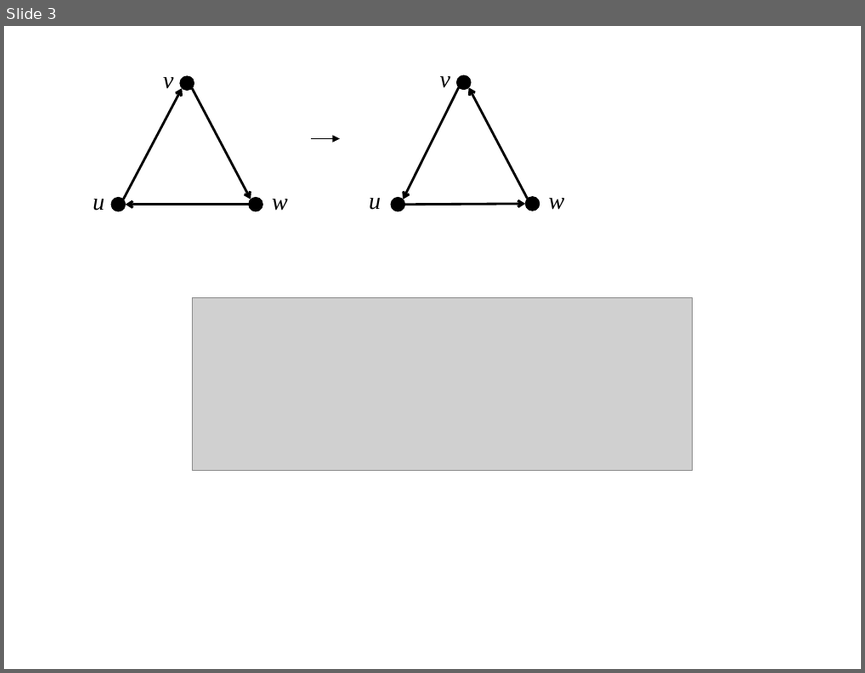
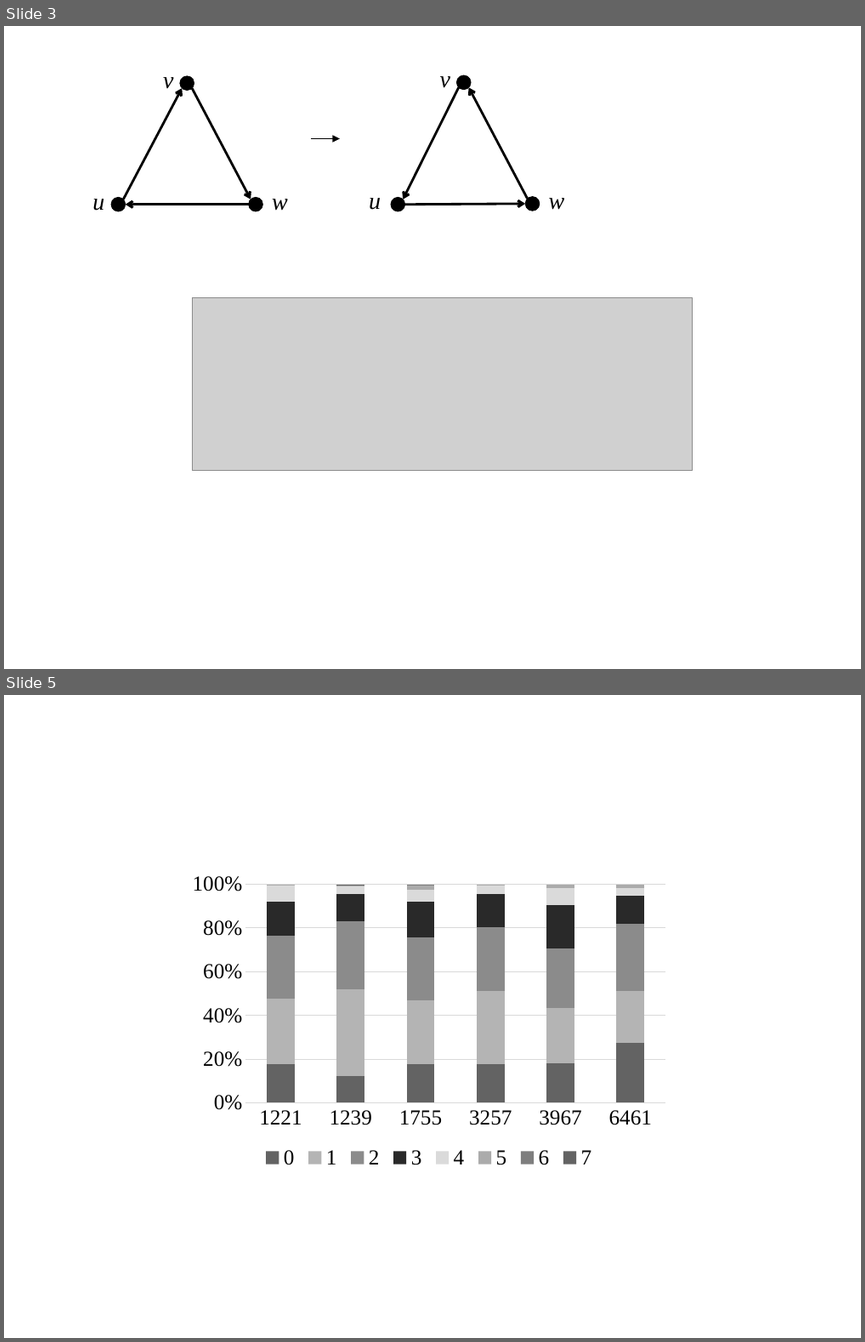
Before and after one commit to ratulm/consistency, a slide deck: figures/allfigures.pptx. Shown one above the other, each under a label of ours: slide 3 before the commit, slides 3 and 5 after it; the slides between them are not shown. The pictures are 865x673 and 865x1342 pixels, drawn with LibreOffice and Linux fonts; fonts in the diff are those of the drawing; grey boxes stand for pictures. Boxes give left, top, right and bottom in pixels: in the first picture for what was removed or moved away, otherwise in the second. Text is boxed around its words. In the diff, an @@ line names an element or a change of style, - is before the commit and + after.

```diff
--- a/figures/allfigures.pptx
+++ b/figures/allfigures.pptx
@@ slide 5 added at bbox=[4, 695, 861, 1338], background #FFFFFF @@
@@ column stacked 100% chart added at bbox=[182, 867, 675, 1173] @@
+categories: 1221, 1239, 1755, 3257, 3967, 6461
+0: 18, 12, 18, 18, 18, 27
+1: 30, 40, 29, 34, 25, 24
+2: 29, 31, 29, 29, 27, 31
+3: 16, 13, 16, 15, 20, 13
+4: 8, 3, 6, 4, 8, 4
+5: 0, 1, 2, 1, 2, 2
+6: 0, 0, 1, 0, 0, 0
+7: 0, 0, 0, 0, 0, 0
```
Also in this commit, not shown: 1 slide changed, 9 other files.
